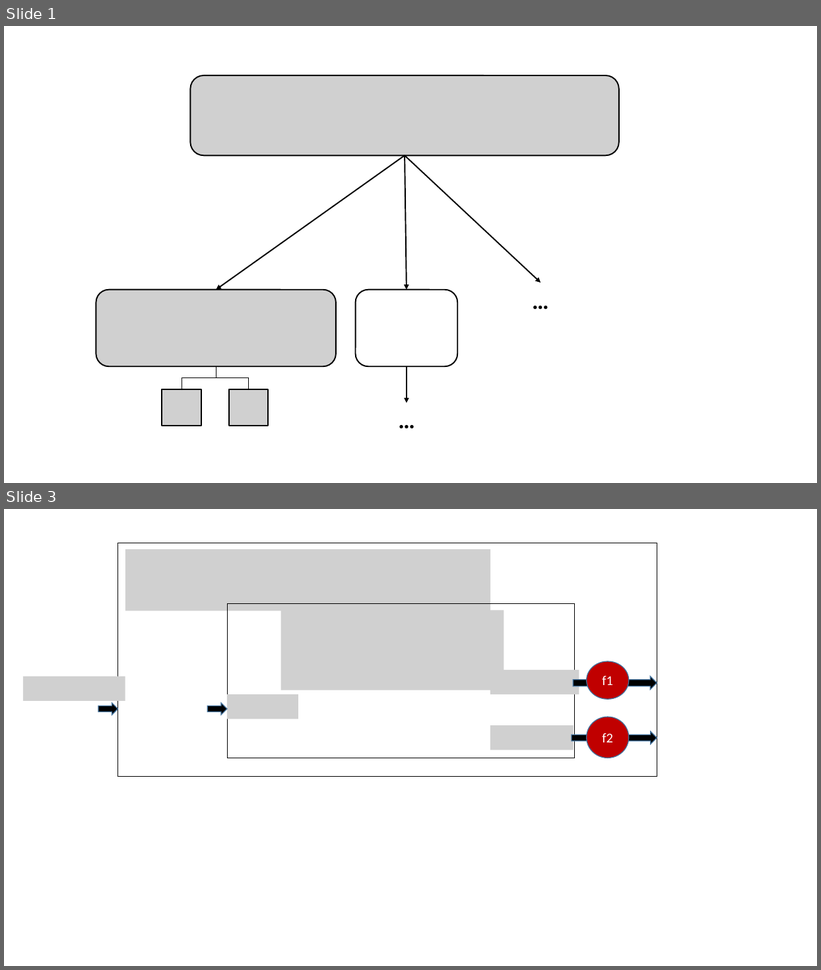
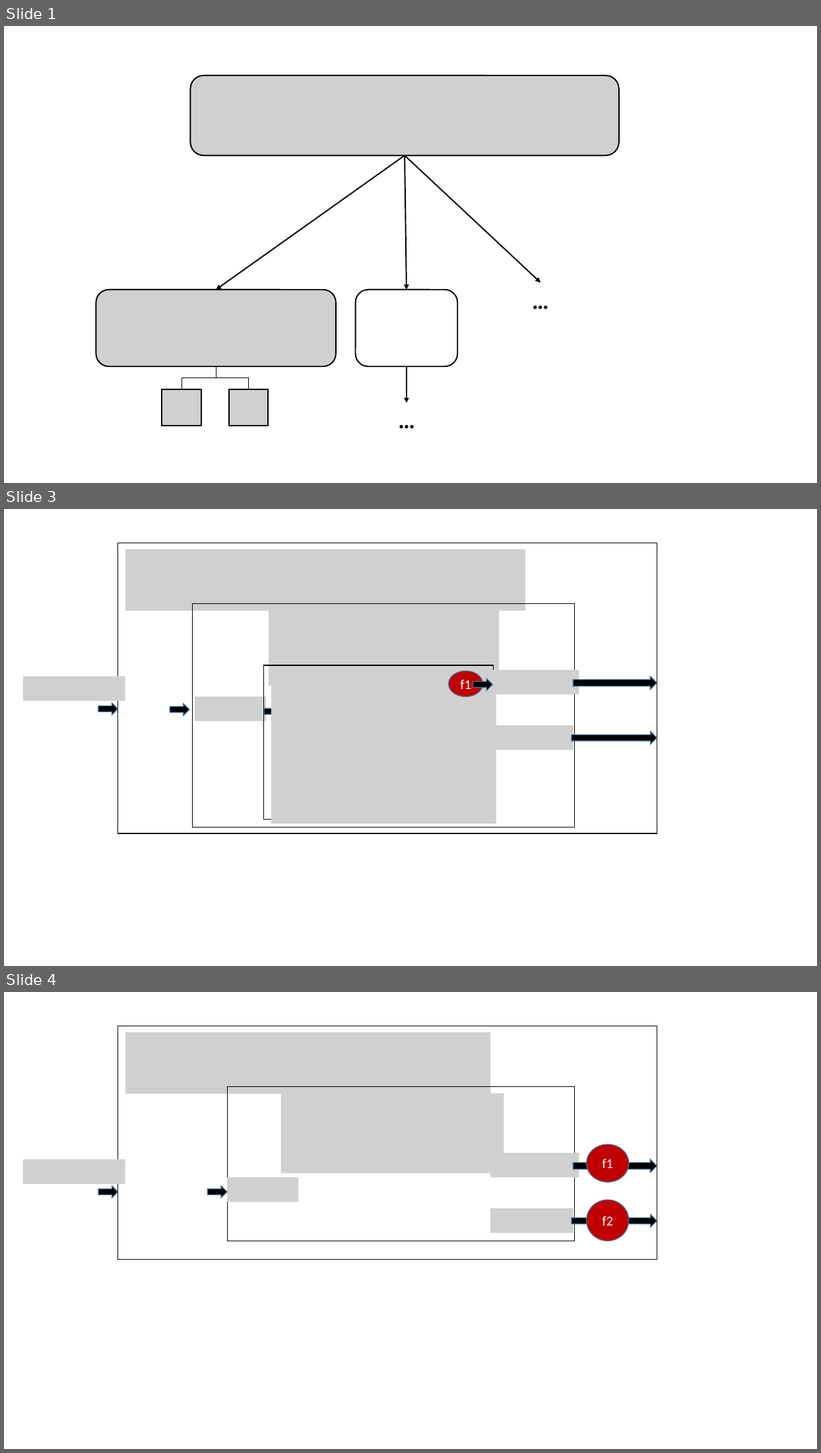
Before and after one commit to dkstewart/University-Research, a slide deck: Thesis/images/granularityEx.pptx. Shown one above the other, each under a label of ours: slides 1 and 3 before the commit, slides 1, 3 and 4 after it; the slides between them are not shown. The pictures are 821x970 and 821x1453 pixels, drawn with LibreOffice and Linux fonts; fonts in the diff are those of the drawing; grey boxes stand for pictures. Boxes give left, top, right and bottom in pixels: in the first picture for what was removed or moved away, otherwise in the second. Text is boxed around its words. In the diff, an @@ line names an element or a change of style, - is before the commit and + after.

```diff
--- a/Thesis/images/granularityEx.pptx
+++ b/Thesis/images/granularityEx.pptx
@@ slide 3 added at (x1=4, y1=509, x2=817, y2=966), background #FFFFFF @@
@@ rectangle added at (x1=118, y1=543, x2=657, y2=834), outline #000000 1 pt @@
@@ picture added at (x1=125, y1=549, x2=525, y2=611) @@
@@ rectangle added at (x1=193, y1=604, x2=575, y2=827), outline #000000 1 pt @@
@@ picture added at (x1=269, y1=606, x2=499, y2=686) @@
@@ rectangle added at (x1=264, y1=666, x2=494, y2=820), outline #000000 1 pt @@
@@ picture added at (x1=23, y1=677, x2=125, y2=701) @@
@@ picture added at (x1=271, y1=670, x2=496, y2=824) @@
@@ ellipse added at (x1=449, y1=671, x2=483, y2=697), fill #C00000, outline #43739E 1 pt, 16 pt, text #FFFFFF @@
+f1
@@ right arrow added at (x1=473, y1=679, x2=492, y2=691), fill #000000, outline #43739E 1 pt @@
@@ picture added at (x1=490, y1=670, x2=580, y2=694) @@
@@ right arrow added at (x1=573, y1=677, x2=657, y2=690), fill #000000, outline #43739E 1 pt @@
@@ right arrow added at (x1=98, y1=703, x2=118, y2=715), fill #000000, outline #43739E 1 pt @@
@@ right arrow added at (x1=170, y1=704, x2=189, y2=716), fill #000000, outline #43739E 1 pt @@
@@ picture added at (x1=195, y1=697, x2=266, y2=722) @@
@@ right arrow added at (x1=265, y1=706, x2=284, y2=718), fill #000000, outline #43739E 1 pt @@
@@ picture added at (x1=490, y1=725, x2=573, y2=750) @@
@@ right arrow added at (x1=572, y1=731, x2=657, y2=745), fill #000000, outline #43739E 1 pt @@
@@ what was slide 3 is now slide 4 @@
```
Also in this commit, not shown: 1 slide changed, 12 other files.
